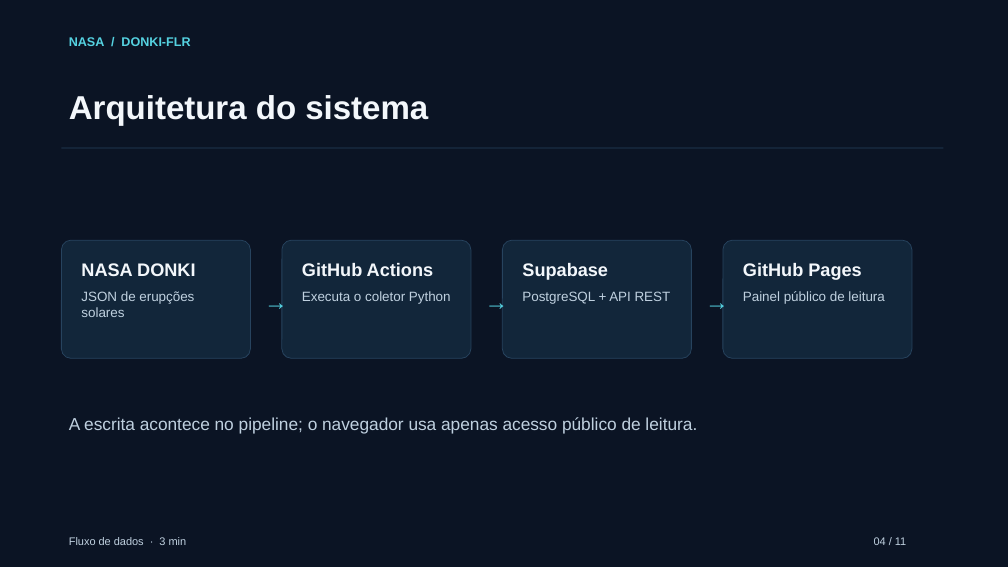
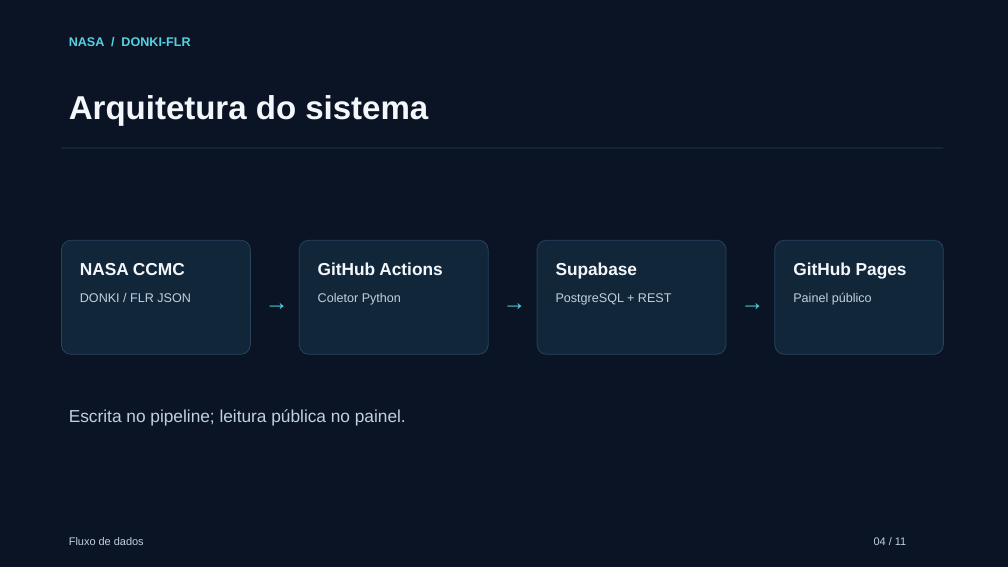
Before and after one commit to API-NASA-CCS/DONKI-FLR, a slide deck: slide 4 of docs/apresentacao.pptx. Drawn at 1008x567 pixels with LibreOffice and Linux fonts; fonts in the diff are those of the drawing. Boxes give left, top, right and bottom in pixels: in the first picture for what was removed or moved away, otherwise in the second. Text is boxed around its words. In the diff, an @@ line names an element or a change of style, - is before the commit and + after.

Commit message:
Corrige endpoint DONKI após migração CCMC

```diff
--- a/docs/apresentacao.pptx
+++ b/docs/apresentacao.pptx
@@ text at (80,263,185,275): text changed; size 17.2 to 16.5 pt @@
-NASA DONKI
+NASA CCMC
@@ rounded rectangle: place and size @@
-rounded rectangle at (282,240,471,358)
+rounded rectangle at (299,240,488,355)
@@ text "GitHub Actions": place and size @@
-text "GitHub Actions" at (302,263,433,276)
+text "GitHub Actions" at (318,262,442,275)
@@ rounded rectangle: place and size @@
-rounded rectangle at (503,240,692,358)
+rounded rectangle at (537,240,726,355)
@@ text "Supabase": place and size @@
-text "Supabase" at (522,263,608,280)
+text "Supabase" at (556,262,638,279)
@@ proportions changed in 4 elements at (61,240,250,355), (299,240,488,355), (537,240,726,355), (775,240,944,355) @@
@@ rounded rectangle: place and size @@
-rounded rectangle at (723,240,912,358)
+rounded rectangle at (775,240,944,355)
@@ size 17.2 to 16.5 pt in 3 elements at (318,262,442,275), (556,262,638,279), (793,262,907,279) @@
@@ text "GitHub Pages": place and size @@
-text "GitHub Pages" at (743,263,861,280)
+text "GitHub Pages" at (793,262,907,279)
@@ text at (80,293,191,302): text changed; size 12.8 to 12 pt @@
-JSON de erupções solares
+DONKI / FLR JSON
@@ text "→" rewrapped from (257,284,282,318) to (258,284,290,315) @@
@@ text at (318,293,401,305): text changed; size 12.8 to 12 pt @@
-Executa o coletor Python
+Coletor Python
@@ text "→" rewrapped from (477,284,502,318) to (495,284,527,315) @@
@@ text at (556,293,672,305): text changed; size 12.8 to 12 pt @@
-PostgreSQL + API REST
+PostgreSQL + REST
@@ text "→" rewrapped from (698,284,723,318) to (734,284,765,315) @@
@@ text at (793,292,872,305): text changed; size 12.8 to 12 pt @@
-Painel público de leitura
+Painel público
@@ text at (69,409,406,426): text changed @@
-A escrita acontece no pipeline; o navegador usa apenas acesso público de leitura.
+Escrita no pipeline; leitura pública no painel.
@@ text at (69,537,144,545): text changed @@
-Fluxo de dados · 3 min
+Fluxo de dados
```
Also in this commit, not shown: 6 other slides changed, 3 slides added, 3 slides removed, 8 other files.
